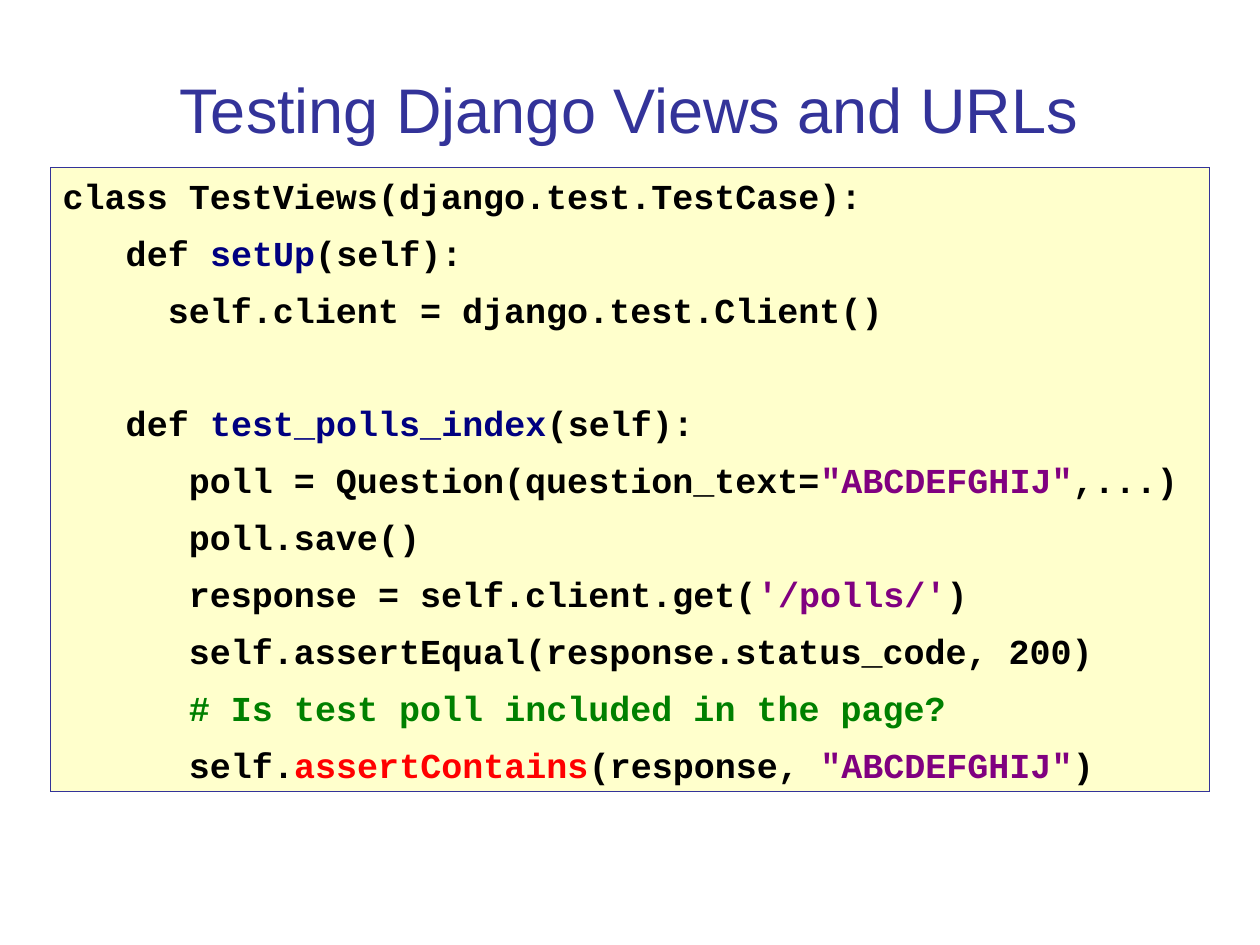
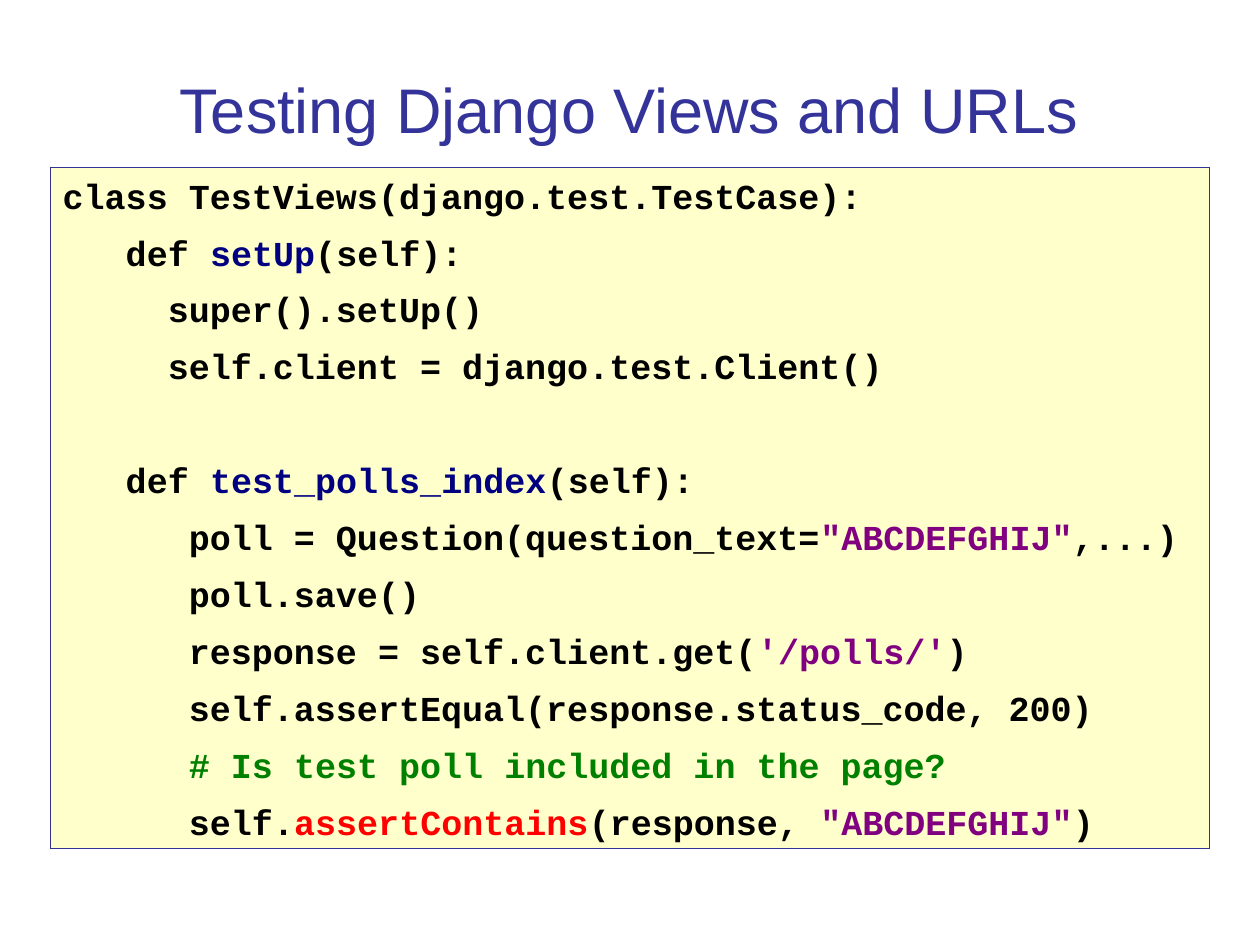
Before and after one commit to cpske/ISP, a slide deck: slide 8 of testing/WebTesting.ppt. Drawn at 1260x945 pixels with LibreOffice and Linux fonts; fonts in the diff are those of the drawing. Boxes give left, top, right and bottom in pixels: in the first picture for what was removed or moved away, otherwise in the second. Text is boxed around its words. In the diff, an @@ line names an element or a change of style, - is before the commit and + after.

```diff
--- a/testing/WebTesting.ppt
+++ b/testing/WebTesting.ppt
@@ rectangle "class TestViews(django.test.TestCase):": place and size @@
-rectangle "class TestViews(django.test.TestCase):" at [50,168,1210,791]
+rectangle "class TestViews(django.test.TestCase):" at [50,168,1210,848]
@@ text in rectangle at [168,298,483,330]: paragraph added @@
+super().setUp()
```
Also in this commit, not shown: 9 other slides changed, 6 other files.
